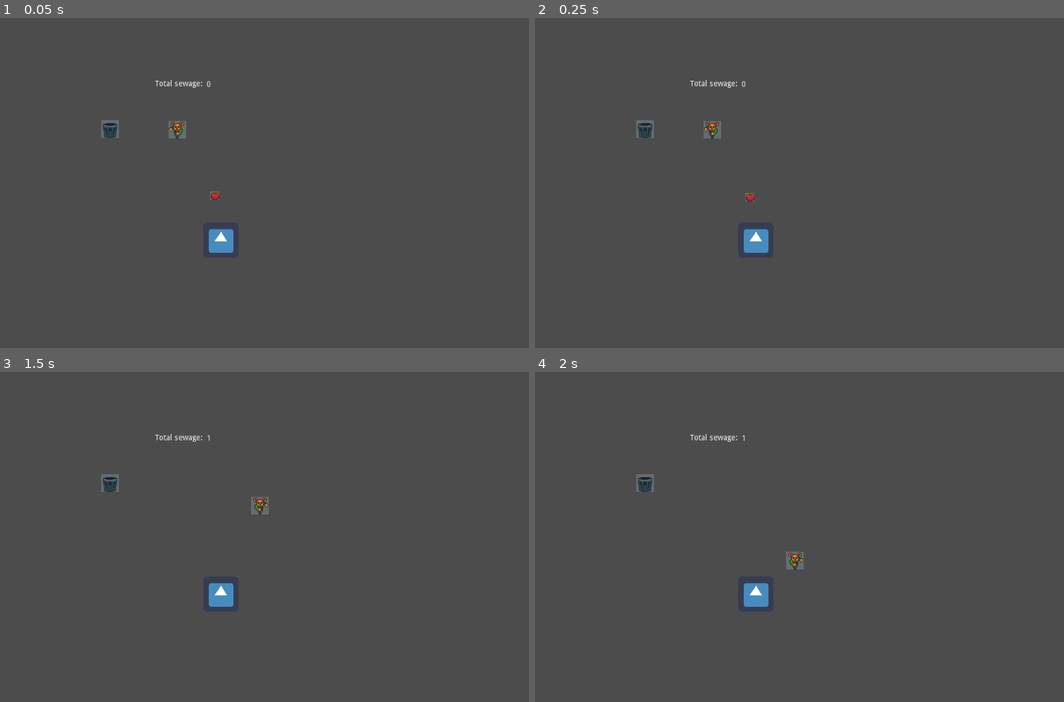
Above: before the commit, frames 1-4 (two rows, left to right).
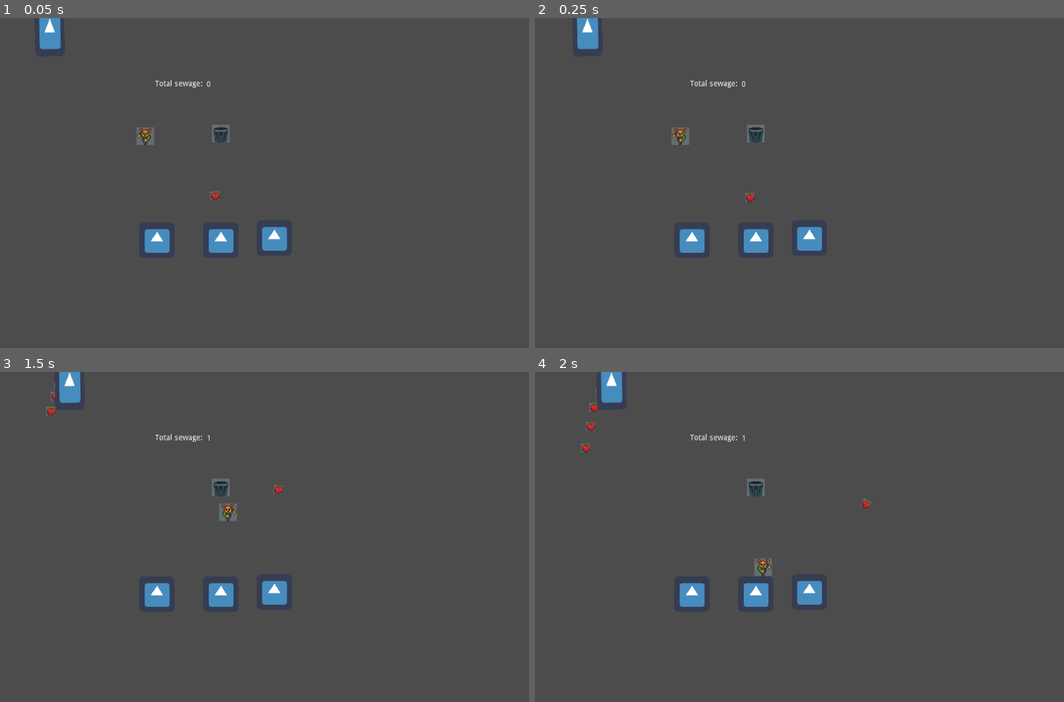
Above: after the commit, the same moments.

Repository: darthbeeblebrox/gamejam2
Game: Godot game, scene res://Scenes/Main.tscn
Same seed, same stepped clock (60 frames per second), same inputs: the game is played once before the commit and once after it. The engine's default icon, where the game draws it, is replaced by a stand-in: a white triangle on a blue panel in a dark square.
Inputs:
- Up to frame 1 (0.05 s): no input
- Up to frame 2 (0.25 s): no input
- Up to frame 3 (1.5 s): tap Enter (ui_accept) at 0.5, 0.77 s; hold Right (ui_right) 0.53-1.28 s; hold Down (ui_down) from 1.28 s (still down)
- Up to frame 4 (2 s): keep holding Down (ui_down); tap Enter (ui_accept) at 1.52 s

The runs differ from the first frame. In frame 1, 1.7% of the frame differs, in the area x 7-55%, y 0-72%; in frame 2, 1.7%; in frame 3, 1.8%; in frame 4, 1.9%, in the area x 8-64%, y 0-72%.

Commit message:
Basic NPC Litterer

Diff:
--- a/Scenes/Main.tscn
+++ b/Scenes/Main.tscn
@@ -1,24 +1,35 @@
-[gd_scene load_steps=6 format=2]
+[gd_scene load_steps=7 format=2]
 
 [ext_resource path="res://Scenes/Player.tscn" type="PackedScene" id=1]
 [ext_resource path="res://Scenes/TrashCan.tscn" type="PackedScene" id=2]
 [ext_resource path="res://Scenes/Sewer.tscn" type="PackedScene" id=3]
 [ext_resource path="res://Scenes/HUD.tscn" type="PackedScene" id=4]
 [ext_resource path="res://Scenes/FoodResource.tscn" type="PackedScene" id=5]
+[ext_resource path="res://Scenes/NPCPath.tscn" type="PackedScene" id=6]
 
 [node name="Main" type="Node"]
 
 [node name="Player" parent="." instance=ExtResource( 1 )]
-position = Vector2( 323, 203 )
+position = Vector2( 265, 215 )
 
 [node name="TrashCan" parent="." instance=ExtResource( 2 )]
-position = Vector2( 201, 202 )
-
-[node name="Sewer" parent="." instance=ExtResource( 3 )]
-position = Vector2( 402, 404 )
+position = Vector2( 402, 210 )
 
 [node name="Food" parent="." instance=ExtResource( 5 )]
 position = Vector2( 391, 323 )
 
 [node name="HUD" parent="." instance=ExtResource( 4 )]
 position = Vector2( 283, 113 )
+
+[node name="Sewers" type="Node" parent="."]
+
+[node name="Sewer" parent="Sewers" instance=ExtResource( 3 )]
+position = Vector2( 402, 404 )
+
+[node name="Sewer2" parent="Sewers" instance=ExtResource( 3 )]
+position = Vector2( 499, 400 )
+
+[node name="Sewer3" parent="Sewers" instance=ExtResource( 3 )]
+position = Vector2( 286, 404 )
+
+[node name="NPCPath" parent="." instance=ExtResource( 6 )]
--- /dev/null
+++ b/Scenes/NPC.tscn
@@ -0,0 +1,18 @@
+[gd_scene load_steps=3 format=2]
+
+[ext_resource path="res://Scripts/NPC.gd" type="Script" id=1]
+[ext_resource path="res://icon.png" type="Texture" id=2]
+
+[node name="NPC" type="Node2D"]
+script = ExtResource( 1 )
+
+[node name="LitteringTimer" type="Timer" parent="."]
+wait_time = 0.275
+autostart = true
+
+[node name="Sprite" type="Sprite" parent="."]
+position = Vector2( 0, 1 )
+scale = Vector2( 0.5, 0.5 )
+texture = ExtResource( 2 )
+
+[connection signal="timeout" from="LitteringTimer" to="." method="_on_LitteringTimer_timeout"]
--- /dev/null
+++ b/Scenes/NPCPath.tscn
@@ -0,0 +1,22 @@
+[gd_scene load_steps=4 format=2]
+
+[ext_resource path="res://Scenes/NPC.tscn" type="PackedScene" id=1]
+[ext_resource path="res://Scripts/NPCPath.gd" type="Script" id=2]
+
+[sub_resource type="Curve2D" id=1]
+_data = {
+"points": PoolVector2Array( 0, 0, 0, 0, -1, 2, 0, 0, 0, 0, 1019, -15, 0, 0, 0, 0, 1023, 88, 0, 0, 0, 0, -1, 82, 0, 0, 0, 0, -1, 2 )
+}
+
+[node name="NPCPath" type="Path2D"]
+position = Vector2( 0, 20 )
+curve = SubResource( 1 )
+script = ExtResource( 2 )
+
+[node name="NPCLocation" type="PathFollow2D" parent="."]
+position = Vector2( 90.2128, 2 )
+rotation = -8.93865e-08
+offset = 91.24
+
+[node name="NPC" parent="NPCLocation" instance=ExtResource( 1 )]
+scale = Vector2( 1.68654, 2.88372 )
--- /dev/null
+++ b/Scripts/NPC.gd
@@ -0,0 +1,16 @@
+extends Node2D
+
+export var object = preload("res://Scenes/FoodResource.tscn")
+onready var parent_path = get_node("..")
+
+
+func spawn_resource():
+	# TODO: not just one resource
+	var new_food = object.instance()
+	# At the spawner location
+	new_food.position = parent_path.position
+	ScoreSingleton.add_child(new_food)
+
+
+func _on_LitteringTimer_timeout():
+	spawn_resource()
--- /dev/null
+++ b/Scripts/NPCPath.gd
@@ -0,0 +1,12 @@
+extends Path2D
+
+export var NPCSPEED = 25
+onready var NPCLocation = get_node("NPCLocation")
+
+
+func _ready():
+	set_process(true)
+
+
+func _process(delta):
+	NPCLocation.set_offset(NPCLocation.get_offset() + NPCSPEED * delta)
